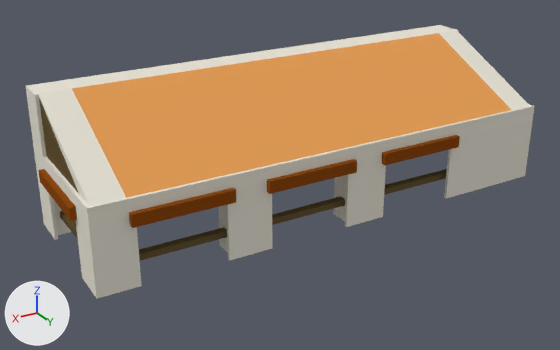
Before and after pictures for a commit that changed the Blender file RTS Dev Project/Assets/Models/Buildings/egypt_stable.blend.
Camera for both pictures: a 50 mm camera at (7.21, 11.08, 6.13) aimed at (0.79, 0.37, 0.78). Every picture has the same lights, and +X, +Y and +Z are marked at lower left.

The older version as bpy lines, for what is in view:
```python
me_cube_001 = bpy.data.meshes.new('Cube.001')
me_cube_001.from_pydata(...)  # 2546 vertices, 2387 faces, 10 loose edges; spans x -4.39..4.61, y 0.0..2.51, z -1.48..1.52
# faces by material slot: [529, 1205, 67, 70, 1, 515]
me_cube_001.materials.append(mat_cuadra_horseshoe_001)  # brown #665637
me_cube_001.materials.append(mat_escut_base_textura_001)  # white #e7e7e7
me_cube_001.materials.append(mat_diagonal_textura)  # red #e72225
me_cube_001.materials.append(mat_greek_stable_wood)  # its picture is missing
me_cube_001.materials.append(mat_greek_stable_roof)  # its picture is missing
me_cube_001.materials.append(mat_greek_stable_house)  # its picture is missing
ob_horseshoe_escut = bpy.data.objects.new('horseshoe_escut', me_cube_001)
ob_horseshoe_escut.location = (0.0, 0.0, 0.0)
ob_horseshoe_escut.rotation_euler = (1.571, 0.0, 0.0)  # degrees (90, 0, 0)
```
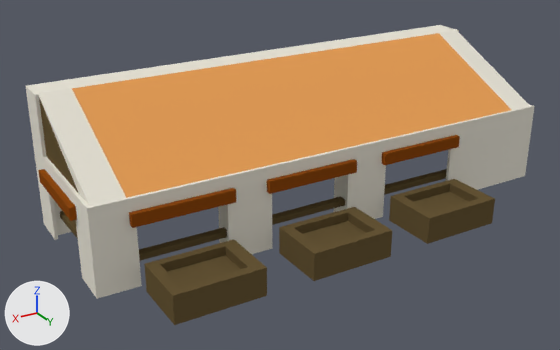
Where the newer file only moved an object's origin or applied its transform, the numbers keep the older frame.

The change, as JSON lines over the scene's bpy script:
```json
{"block": "me_cube_001", "where": "# used by ob_horseshoe_escut; location = (0.0, 0.0, 0.0); rotation_euler = (1.571, 0.0, 0.0), in degrees (90, 0, 0)"}
{"op": "remove", "block": "me_cube_001", "code": "me_cube_001.from_pydata(...)  # 2546 vertices, 2387 faces, 10 loose edges; spans x -4.39..4.61, y 0.0..2.51, z -1.48..1.52"}
{"op": "add", "block": "me_cube_001", "code": "me_cube_001.from_pydata(...)  # 2642 vertices, 2486 faces, 10 loose edges; spans x -4.39..4.61, y 0.0..2.51, z -2.61..1.52"}
{"block": "me_cube_001", "change": "me_cube_001 part 1: a new loose piece of 32 vertices spanning x -2.22..-0.74, y 0.0..0.48, z -2.56..-1.55, in mat_cuadra_horseshoe_001 (brown #665637)"}
{"block": "me_cube_001", "change": "me_cube_001 part 2: a new loose piece of 32 vertices spanning x 0.06..1.53, y 0.02..0.49, z -2.61..-1.6, in mat_cuadra_horseshoe_001 (brown #665637)"}
{"block": "me_cube_001", "change": "me_cube_001 part 3: a new loose piece of 32 vertices spanning x 2.35..3.82, y 0.02..0.49, z -2.6..-1.59, in mat_cuadra_horseshoe_001 (brown #665637)"}
```

Location of each change, (x1, y1, x2, y2) in pixels of the pictures (560 x 350 px):
```json
{"object": "horseshoe_escut", "change": "reshaped", "before": [26, 25, 534, 299], "after": [26, 25, 534, 325], "on screen": "9% taller"}
{"part": 1, "of": "me_cube_001", "change": "added", "after": [389, 179, 495, 244], "on screen": "brown"}
{"part": 2, "of": "me_cube_001", "change": "added", "after": [279, 207, 392, 281], "on screen": "brown"}
{"part": 3, "of": "me_cube_001", "change": "added", "after": [144, 239, 267, 325], "on screen": "brown"}
```
